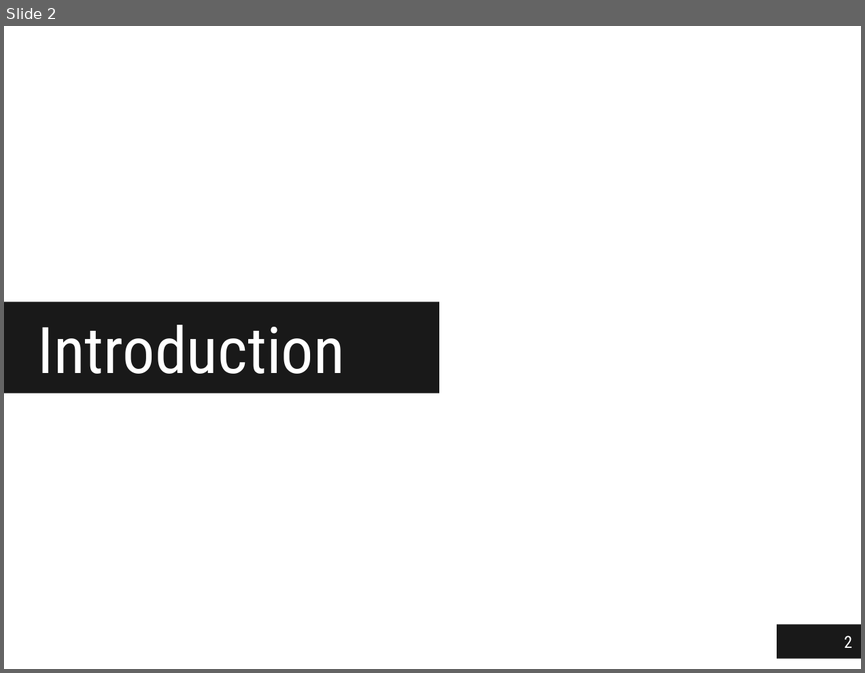
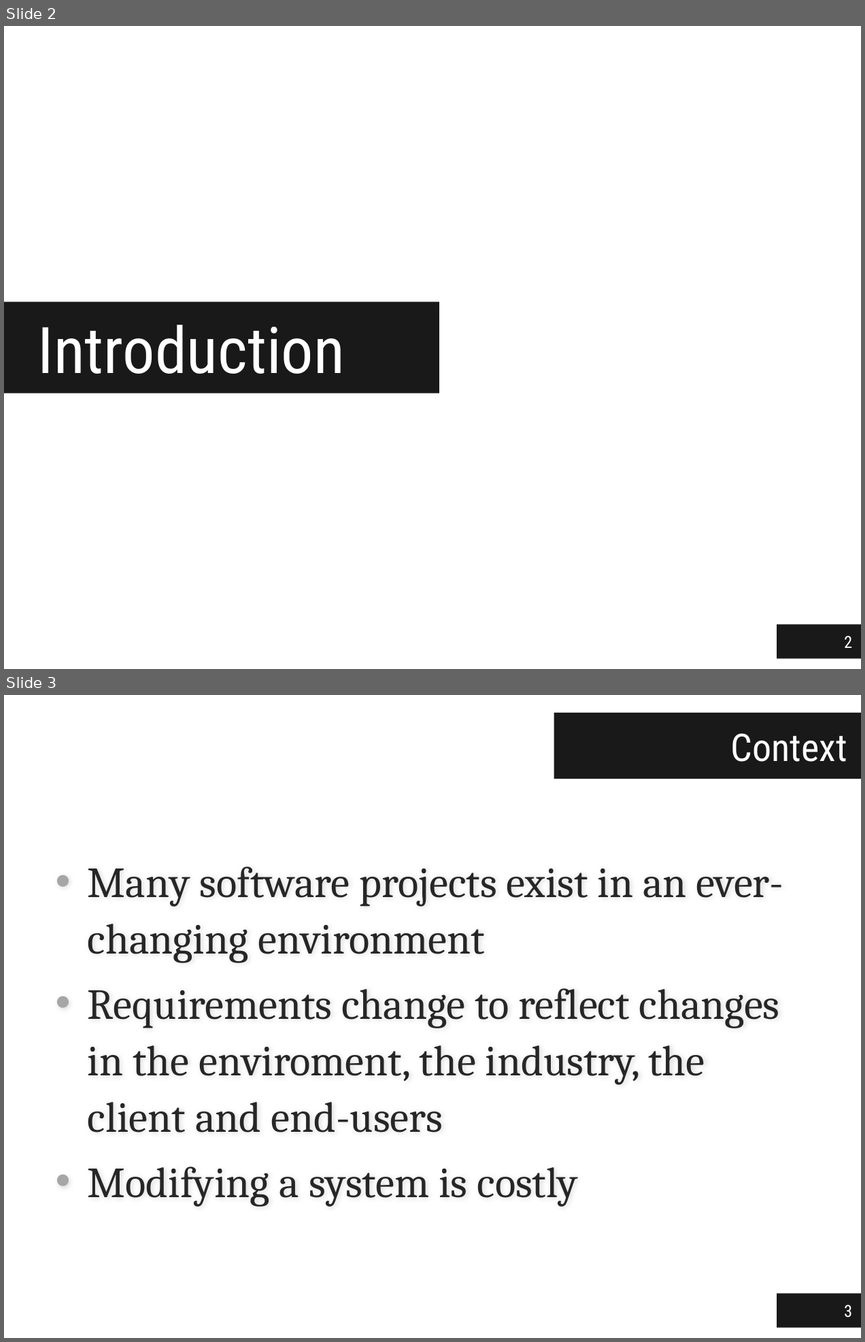
Before and after one commit to jgradim/thesis, a slide deck: presentations/thesis.pptx. Shown one above the other, each under a label of ours: slide 2 before the commit, slides 2 and 3 after it. The pictures are 865x673 and 865x1342 pixels, drawn with LibreOffice and Linux fonts; fonts in the diff are those of the drawing. Boxes give left, top, right and bottom in pixels: in the first picture for what was removed or moved away, otherwise in the second. Text is boxed around its words. In the diff, an @@ line names an element or a change of style, - is before the commit and + after.

```diff
--- a/presentations/thesis.pptx
+++ b/presentations/thesis.pptx
@@ slide 3 added at [4, 695, 861, 1338], background #FFFFFF @@
@@ title added at [554, 713, 861, 779], fill #000000 at 90% opacity, 32 pt, text #FFFFFF @@
+Context
@@ text added at [88, 866, 784, 1206], 36 pt, text #262626 @@
+• Many software projects exist in an ever-changing environment
+• Requirements change to reflect changes in the enviroment, the industry, the client and end-users
+• Modifying a system is costly
@@ page number added at [777, 1293, 861, 1327], fill #000000 at 90% opacity, 14 pt, text #FFFFFF @@
+3
```
Also in this commit, not shown: 1 slide changed, 1 slide removed.
